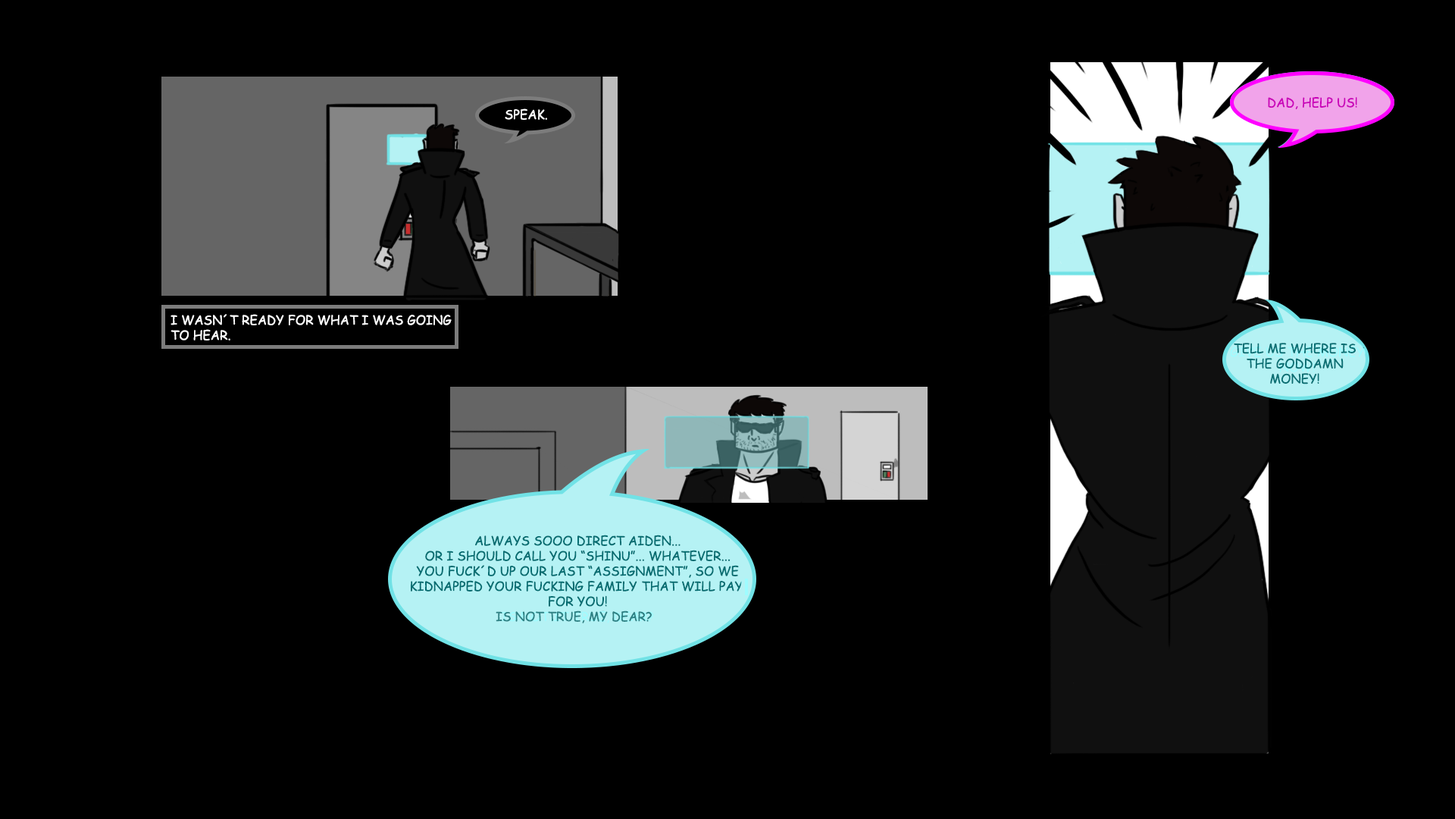
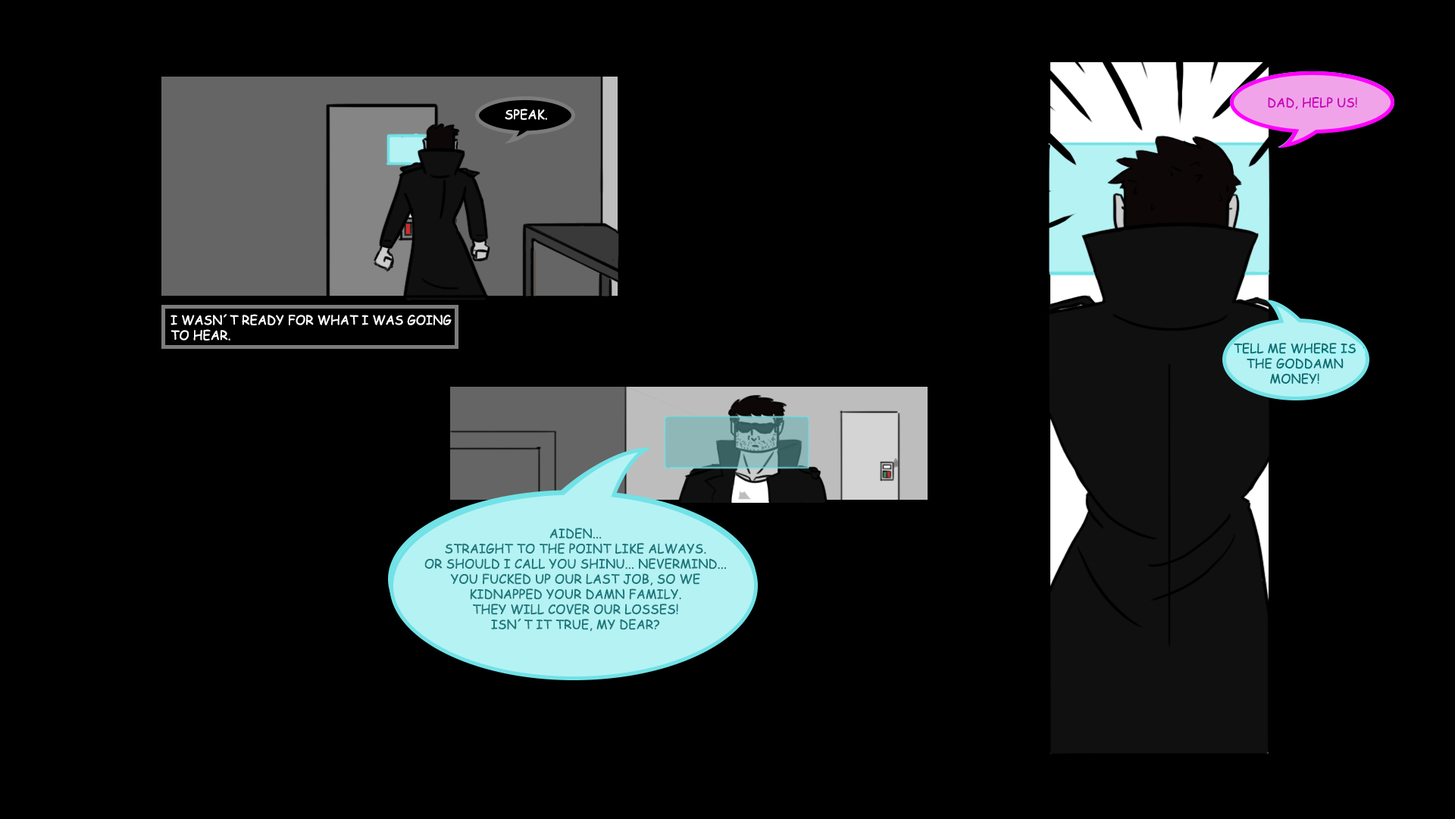
Layer changes from the first 1455x819 image to the second:
added layer "AIDEN... STRAIGHT TO THE POINT LIKE ALWAYS. OR SHOULD I CALL Y" above "Forma 2" over left=424, top=527, right=727, bottom=632
added layer "Forma 2" above "TELL ME WHERE IS THE GODDAMN MONEY!" over left=389, top=447, right=758, bottom=680
